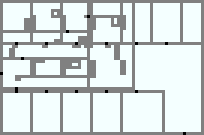
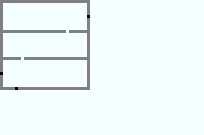
Two versions of the same layered image (w=204, h=135). Layer-by-layer changes:
painted on "Layer 5" over [21, 30, 69, 60]
hid "Layer 3", painted on it over [0, 0, 204, 135]
hid "Layer 2", painted on it over [3, 0, 135, 90]
hid "Layer 1" over [3, 0, 135, 90]
